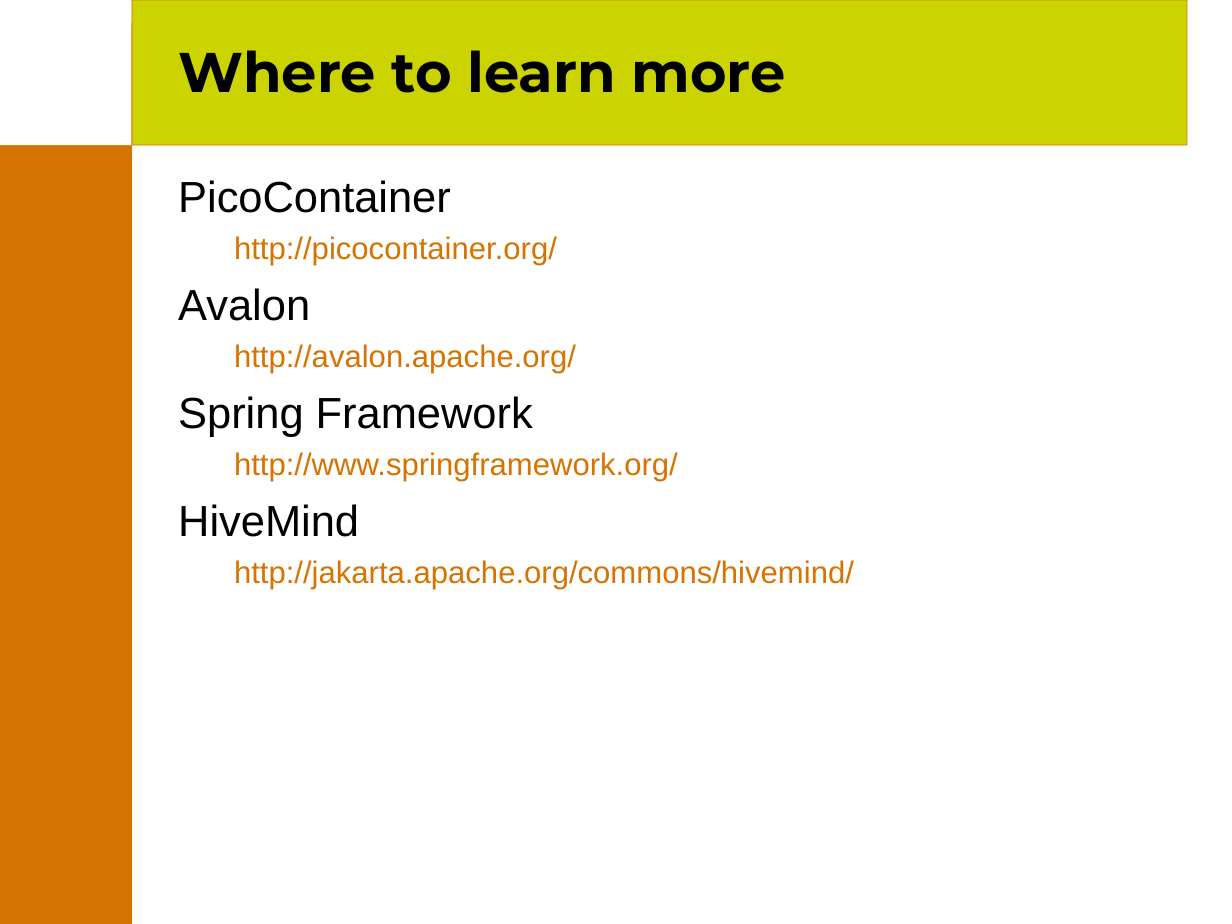
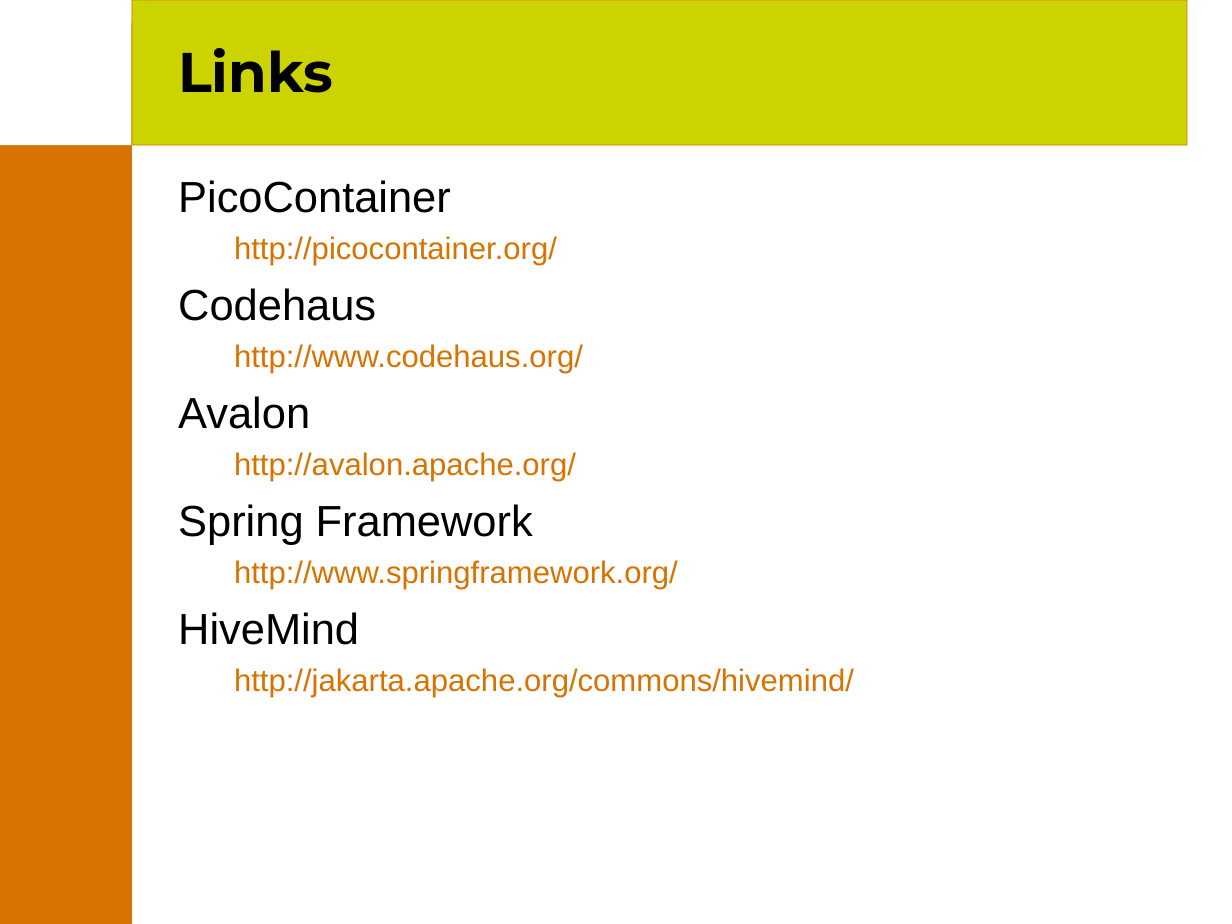
Before and after one commit to joehni/PicoContainer1-CVS, a slide deck: slide 25 of site/presentations/PicoContainer.ppt (slide 26 before the commit). Drawn at 1232x924 pixels with LibreOffice and Linux fonts; fonts in the diff are those of the drawing; background and template pictures are left out. Boxes give left, top, right and bottom in pixels: in the first picture for what was removed or moved away, otherwise in the second. Text is boxed around its words. In the diff, an @@ line names an element or a change of style, - is before the commit and + after.

```diff
--- a/site/presentations/PicoContainer.ppt
+++ b/site/presentations/PicoContainer.ppt
@@ title at [178,48,333,93]: text changed @@
-Where to learn more
+Links
@@ text at [178,288,583,373]: paragraphs added @@
+Codehaus
+  http://www.codehaus.org/
```
Also in this commit, not shown: 14 other slides changed, 1 slide added, 3 slides removed.
